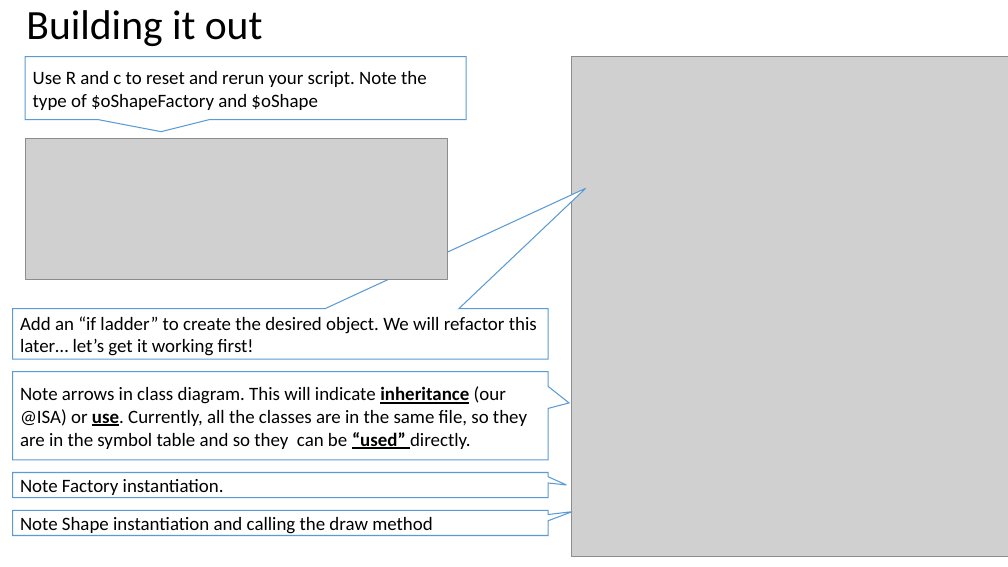
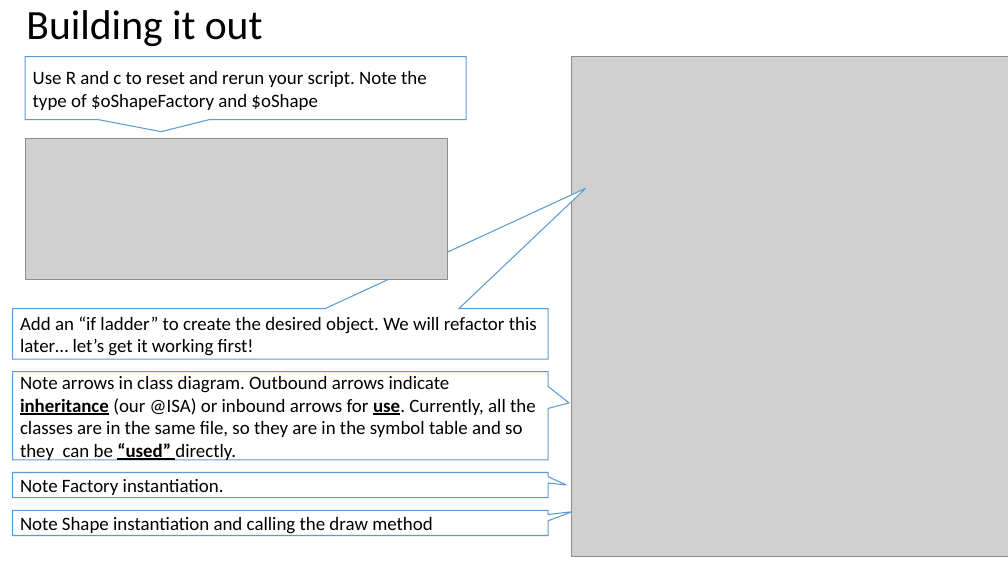
Before and after one commit to janman27929/OOP_perl, a slide deck: slide 7 of Factory/Factory.pptx. Drawn at 1008x567 pixels with LibreOffice and Linux fonts; fonts in the diff are those of the drawing; grey boxes stand for pictures. Boxes give left, top, right and bottom in pixels: in the first picture for what was removed or moved away, otherwise in the second. Text is boxed around its words. In the diff, an @@ line names an element or a change of style, - is before the commit and + after.

Commit message:
Final

```diff
--- a/Factory/Factory.pptx
+++ b/Factory/Factory.pptx
@@ text in speech box at bbox=[20, 376, 536, 461]: text changed @@
-Note arrows in class diagram. This will indicate inheritance (our @ISA) or use. Currently, all the classes are in the same file, so they are in the symbol table and so they can be “used” directly.
+Note arrows in class diagram. Outbound arrows indicate inheritance (our @ISA) or inbound arrows for use. Currently, all the classes are in the same file, so they are in the symbol table and so they can be “used” directly.
```
Also in this commit, not shown: 2 other slides changed, 3 slides added.
